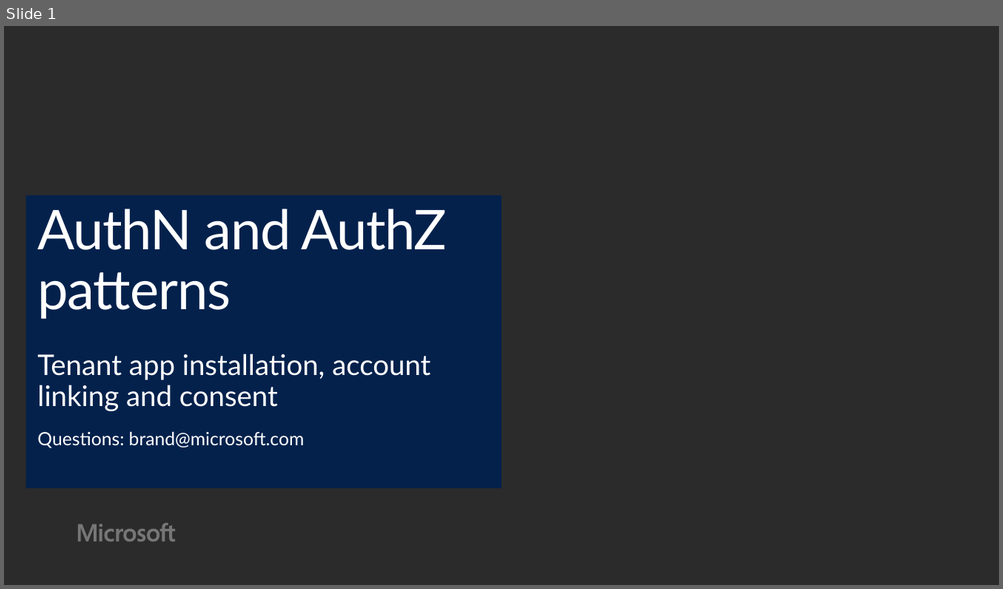
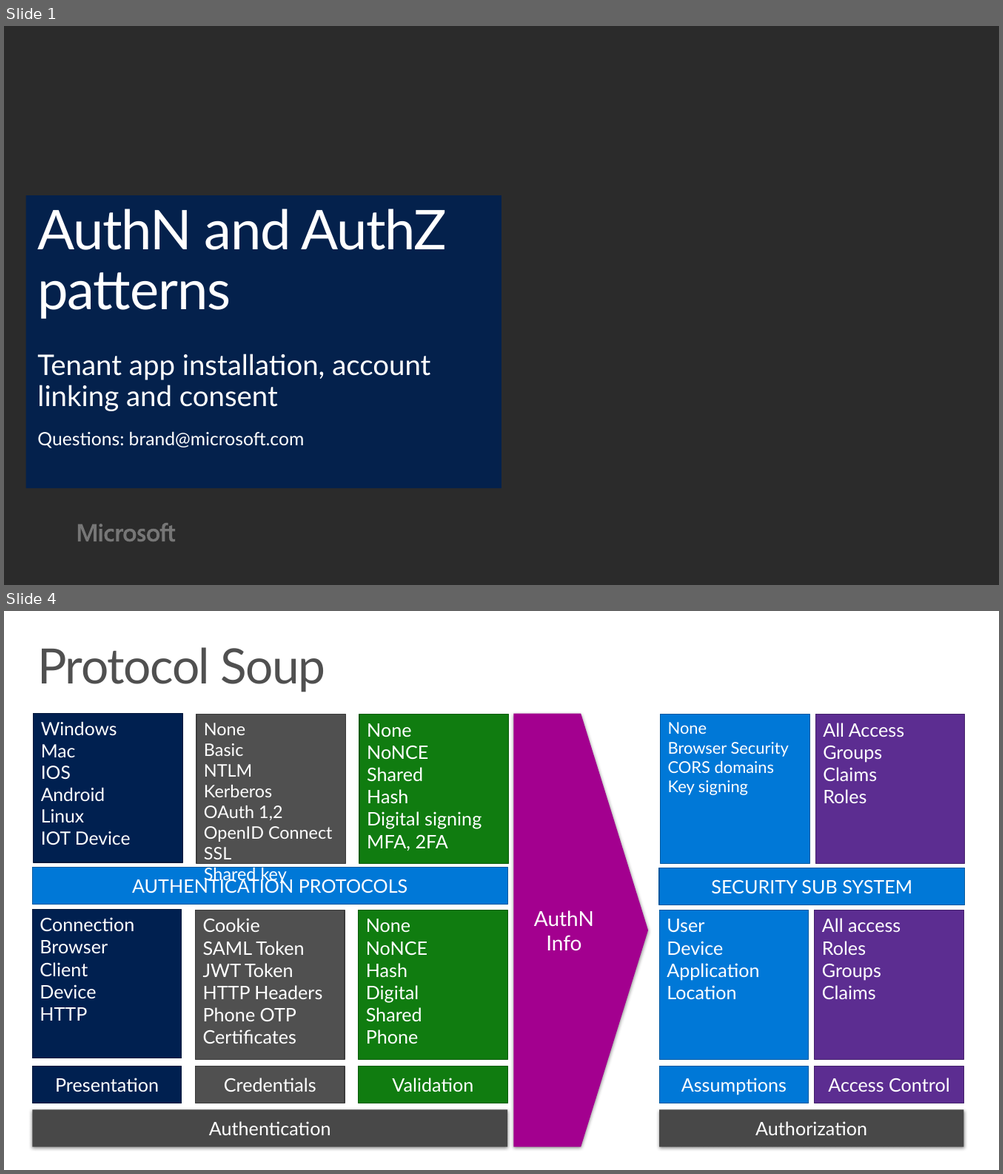
Before and after one commit to hamiltop/EDU-Dev-Bootcamp, a slide deck: Presentation/06-AuthN and AuthZ patterns.pptx. Shown one above the other, each under a label of ours: slide 1 before the commit, slides 1 and 4 after it; the slides between them are not shown. The pictures are 1003x589 and 1003x1174 pixels, drawn with LibreOffice and Linux fonts; fonts in the diff are those of the drawing; background and template pictures are left out; a plain dark background stands for a picture behind light text. Boxes give left, top, right and bottom in pixels: in the first picture for what was removed or moved away, otherwise in the second. Text is boxed around its words. In the diff, an @@ line names an element or a change of style, - is before the commit and + after.

```diff
--- a/Presentation/06-AuthN and AuthZ patterns.pptx
+++ b/Presentation/06-AuthN and AuthZ patterns.pptx
@@ slide 4 added at (4,611,999,1170), background #FFFFFF @@
@@ title added at (37,647,326,692), 48 pt, text #505050 @@
+Protocol Soup
@@ rectangle added at (34,713,182,863), fill #002050, outline #00183B 0.85 pt, 18 pt, text #FFFFFF @@
+Windows
+Mac
+IOS
+Android
+Linux
+IOT Device
@@ rectangle added at (196,715,346,864), fill #505050, outline #3B3B3B 0.85 pt, 17 pt, text #FFFFFF @@
+None
+Basic
+NTLM
+Kerberos
+OAuth 1,2
+OpenID Connect
+SSL
+Shared key
@@ rectangle added at (359,715,509,864), fill #107C10, outline #0C5C0C 0.85 pt, 18.4 pt, text #FFFFFF @@
+None
+NoNCE
+Shared
+Hash
+Digital signing
+MFA, 2FA
@@ group added at (33,713,965,1147): 4 rectangles, 1 pentagon arrow @@
+Authorization
+Authentication
+AUTHENTICATION PROTOCOLS
+SECURITY SUB SYSTEM
+AuthN
+Info
@@ rectangle added at (660,715,809,864), fill #0078D7, outline #00599F 0.85 pt, 16 pt, text #FFFFFF @@
+None
+Browser Security
+CORS domains
+Key signing
@@ rectangle added at (815,715,965,864), fill #5C2D91, outline #44216B 0.85 pt, 18.4 pt, text #FFFFFF @@
+All Access
+Groups
+Claims
+Roles
@@ rectangle added at (33,909,182,1059), fill #002050, outline #00183B 0.85 pt, 18.4 pt, text #FFFFFF @@
+Connection
+Browser
+Client
+Device
+HTTP
@@ rectangle added at (196,910,345,1059), fill #505050, outline #3B3B3B 0.85 pt, 18.4 pt, text #FFFFFF @@
+Cookie
+SAML Token
+JWT Token
+HTTP Headers
+Phone OTP
+Certificates
@@ rectangle added at (358,910,507,1059), fill #107C10, outline #0C5C0C 0.85 pt, 18.4 pt, text #FFFFFF @@
+None
+NoNCE
+Hash
+Digital
+Shared
+Phone
@@ rectangle added at (659,910,808,1059), fill #0078D7, outline #00599F 0.85 pt, 18.4 pt, text #FFFFFF @@
+User
+Device
+Application
+Location
@@ rectangle added at (814,910,964,1059), fill #5C2D91, outline #44216B 0.85 pt, 18.4 pt, text #FFFFFF @@
+All access
+Roles
+Groups
+Claims
@@ rectangle added at (33,1067,182,1104), fill #002050, outline #00183B 0.85 pt, 18.4 pt, text #FFFFFF @@
+Presentation
@@ rectangle added at (196,1067,345,1104), fill #505050, outline #3B3B3B 0.85 pt, 18.4 pt, text #FFFFFF @@
+Credentials
@@ rectangle added at (358,1067,507,1104), fill #107C10, outline #0C5C0C 0.85 pt, 18.4 pt, text #FFFFFF @@
+Validation
@@ rectangle added at (659,1067,808,1104), fill #0078D7, outline #00599F 0.85 pt, 18.4 pt, text #FFFFFF @@
+Assumptions
@@ rectangle added at (814,1067,964,1104), fill #5C2D91, outline #44216B 0.85 pt, 18.4 pt, text #FFFFFF @@
+Access Control
```
Also in this commit, not shown: 20 other slides added, 8 other files.
